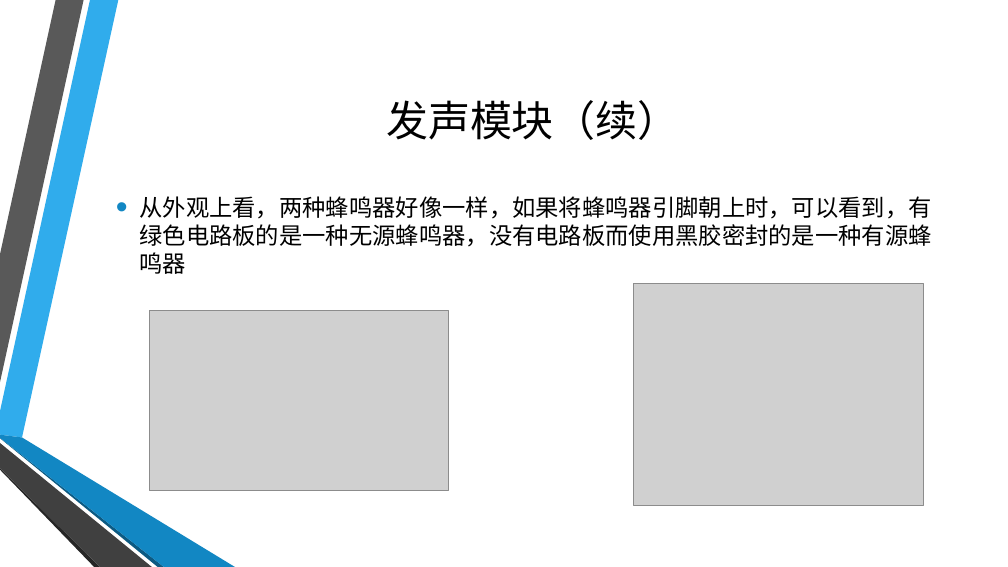
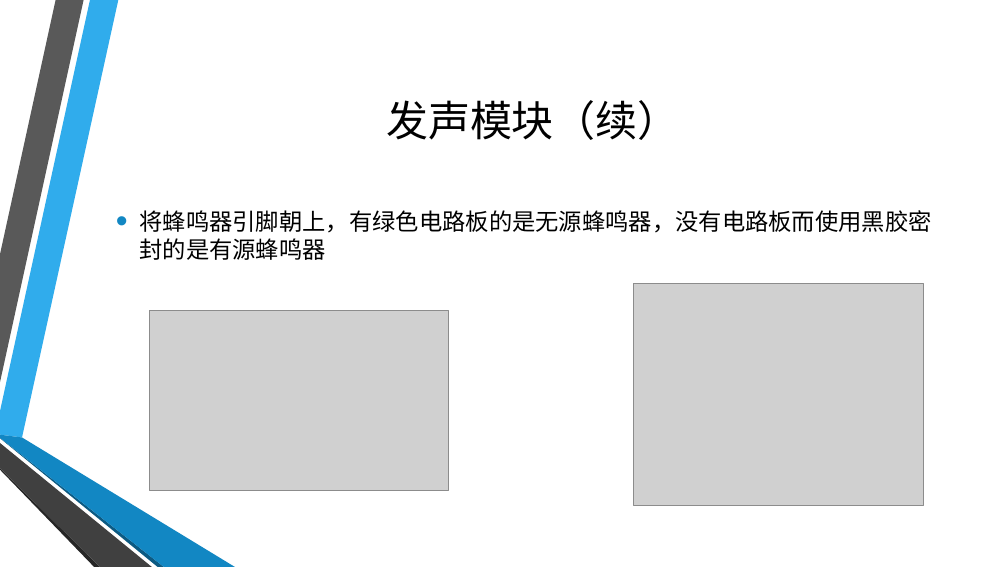
Before and after one commit to coco-hkk/arduino-courses, a slide deck: slide 12 of 3/3.pptx. Drawn at 1008x567 pixels with LibreOffice and Linux fonts; fonts in the diff are those of the drawing; grey boxes stand for pictures; background and template pictures are left out. Boxes give left, top, right and bottom in pixels: in the first picture for what was removed or moved away, otherwise in the second. Text is boxed around its words. In the diff, an @@ line names an element or a change of style, - is before the commit and + after.

```diff
--- a/3/3.pptx
+++ b/3/3.pptx
@@ text at box(139, 210, 931, 260): text changed @@
-• 从外观上看，两种蜂鸣器好像一样，如果将蜂鸣器引脚朝上时，可以看到，有绿色电路板的是一种无源蜂鸣器，没有电路板而使用黑胶密封的是一种有源蜂鸣器
+• 将蜂鸣器引脚朝上，有绿色电路板的是无源蜂鸣器，没有电路板而使用黑胶密封的是有源蜂鸣器
```
Also in this commit, not shown: 11 other slides changed, 2 other files.
